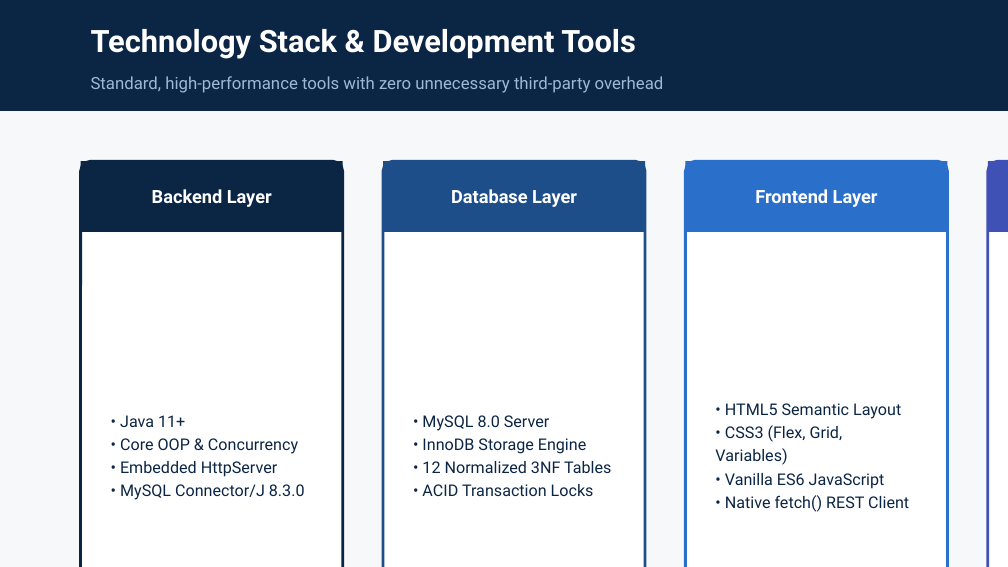
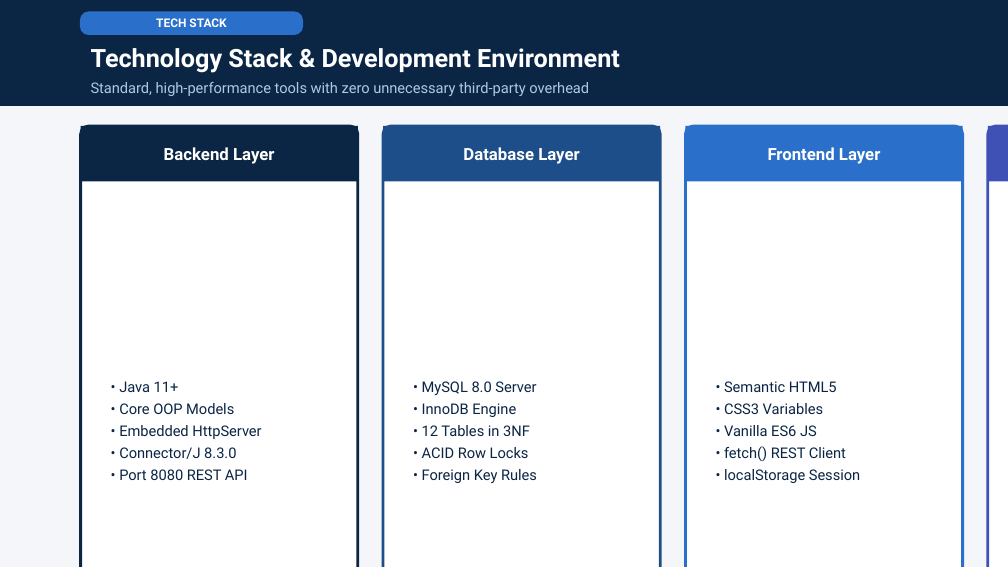
Before and after one commit to patilmanasvi/Bank-Management-System, a slide deck: slide 12 of Bank_Management_System_Presentation.pptx. Drawn at 1008x567 pixels with LibreOffice and Linux fonts; fonts in the diff are those of the drawing. Boxes give left, top, right and bottom in pixels: in the first picture for what was removed or moved away, otherwise in the second. Text is boxed around its words. In the diff, an @@ line names an element or a change of style, - is before the commit and + after.

```diff
--- a/Bank_Management_System_Presentation.pptx
+++ b/Bank_Management_System_Presentation.pptx
@@ background #F7F8FA to #F4F6F9 @@
@@ rectangle: place and size @@
-rectangle at (0, 0, 1008, 111)
+rectangle at (0, 0, 1008, 106)
@@ rounded rectangle added at (81, 12, 302, 34), fill #2A6FC9, outline #2A6FC9 1 pt @@
@@ text added at (156, 18, 226, 27), 8.5 pt, text #FFFFFF, bold @@
+TECH STACK
@@ text at (91, 48, 620, 73): text changed; size 22 to 18 pt @@
-Technology Stack & Development Tools
+Technology Stack & Development Environment
@@ text "Standard, high-performance tools with zero ..." at (91, 82, 589, 96): size 12 to 10.5 pt, text colour #A0B8D8 to #B0C8E8 @@
@@ rounded rectangle: place and size @@
-rounded rectangle at (81, 161, 343, 567)
+rounded rectangle at (81, 126, 358, 567)
@@ rectangle: place and size @@
-rectangle at (81, 161, 343, 232)
+rectangle at (81, 126, 358, 181)
@@ text "Backend Layer": place and size @@
-text "Backend Layer" at (152, 189, 272, 207)
+text "Backend Layer" at (164, 147, 274, 164)
@@ rounded rectangle: place and size @@
-rounded rectangle at (383, 161, 645, 567)
+rounded rectangle at (383, 126, 660, 567)
@@ rectangle: place and size @@
-rectangle at (383, 161, 645, 232)
+rectangle at (383, 126, 660, 181)
@@ size 13 to 12 pt in 3 elements at (768, 147, 880, 164), (164, 147, 274, 164), (463, 147, 579, 164) @@
@@ text "Database Layer": place and size @@
-text "Database Layer" at (451, 189, 577, 207)
+text "Database Layer" at (463, 147, 579, 164)
@@ proportions changed in 4 elements at (81, 126, 358, 567), (383, 126, 660, 567), (988, 126, 1008, 567), (685, 126, 963, 567) @@
@@ rounded rectangle: place and size @@
-rounded rectangle at (685, 161, 948, 567)
+rounded rectangle at (685, 126, 963, 567)
@@ rectangle: place and size @@
-rectangle at (685, 161, 948, 232)
+rectangle at (685, 126, 963, 181)
@@ text "Frontend Layer": place and size @@
-text "Frontend Layer" at (755, 189, 878, 207)
+text "Frontend Layer" at (768, 147, 880, 164)
@@ rounded rectangle: place and size @@
-rounded rectangle at (988, 161, 1008, 567)
+rounded rectangle at (988, 126, 1008, 567)
@@ rectangle: place and size @@
-rectangle at (988, 161, 1008, 232)
+rectangle at (988, 126, 1008, 181)
@@ text at (998, 136, 1008, 171): text changed; size 13 to 12 pt @@
-Tools & Workflow
+Tools & DevOps
@@ text "• Java 11+": place and size @@
-text "• Java 11+" at (120, 415, 305, 500)
+text "• Java 11+" at (119, 381, 261, 480)
@@ text "• MySQL 8.0 Server": place and size @@
-text "• MySQL 8.0 Server" at (422, 415, 611, 496)
+text "• MySQL 8.0 Server" at (422, 381, 537, 483)
@@ text at (119, 381, 261, 439): size 11.5 to 10.5 pt in "• Java 11+", "• Embedded HttpServer"; line spacing 1.2 to 1.25 @@
@@ text at (422, 381, 536, 395): size 11.5 to 10.5 pt in "• MySQL 8.0 Server"; line spacing 1.2 to 1.25 @@
@@ text at (724, 381, 860, 483): text changed; size 11.5 to 10.5 pt @@
-• HTML5 Semantic Layout
-• CSS3 (Flex, Grid, Variables)
-• Vanilla ES6 JavaScript
-• Native fetch() REST Client
+• Semantic HTML5
+• CSS3 Variables
+• Vanilla ES6 JS
+• fetch() REST Client
+• localStorage Session
@@ text at (119, 403, 234, 414): text changed; size 11.5 to 10.5 pt @@
-• Core OOP & Concurrency
+• Core OOP Models
@@ text at (422, 403, 537, 483): text changed; size 11.5 to 10.5 pt @@
-• InnoDB Storage Engine
-• 12 Normalized 3NF Tables
-• ACID Transaction Locks
+• InnoDB Engine
+• 12 Tables in 3NF
+• ACID Row Locks
+• Foreign Key Rules
@@ text at (119, 447, 248, 480): text changed; size 11.5 to 10.5 pt @@
-• MySQL Connector/J 8.3.0
+• Connector/J 8.3.0
+• Port 8080 REST API
```
Also in this commit, not shown: 12 other slides changed, 2 other files.
